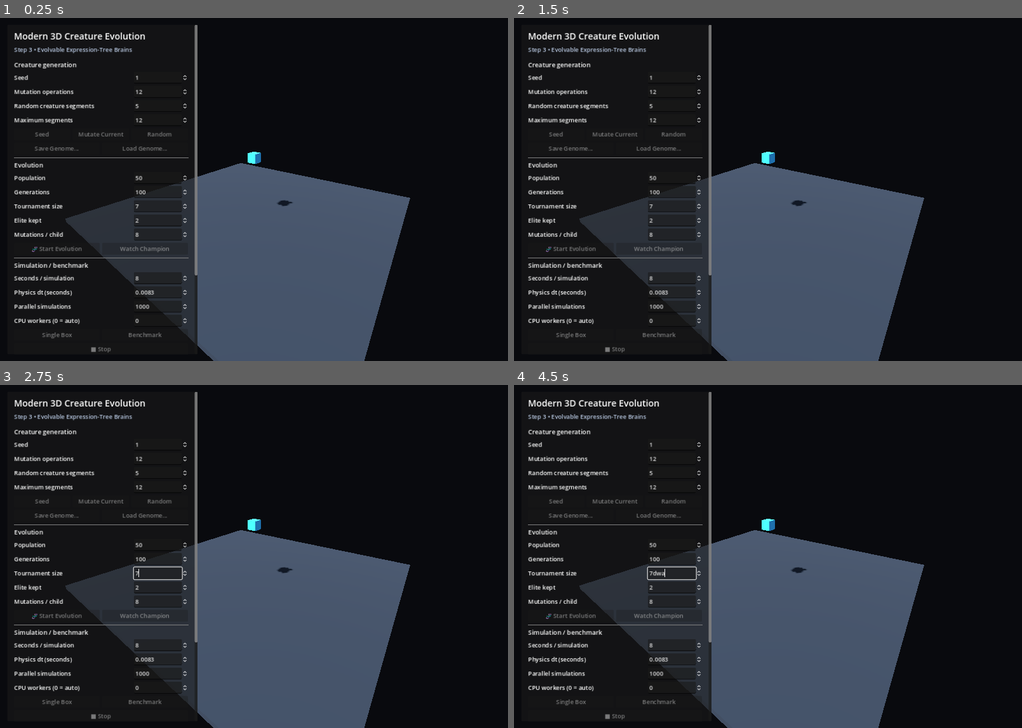
Above: before the commit, frames 1-4 (two rows, left to right).
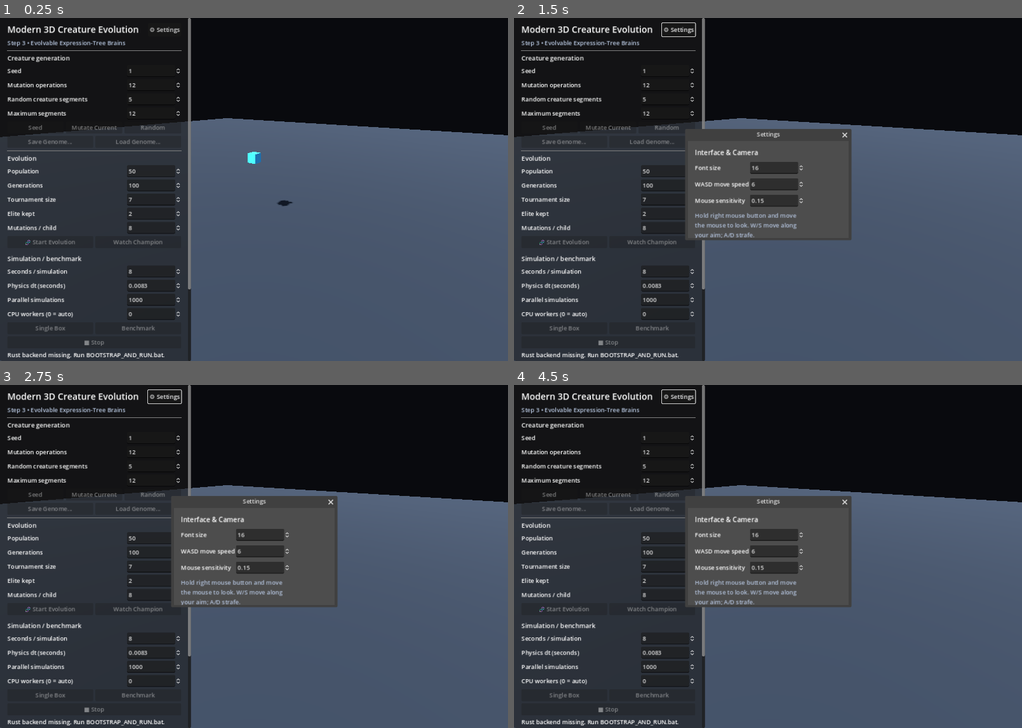
Above: after the commit, the same moments.

Repository: Quest79/Modern-3D-Creature-Evolution
Game: Godot game, scene res://main.tscn
Same seed, same stepped clock (60 frames per second), same inputs: the game is played once before the commit and once after it.
Inputs (mouse positions are in pixels of both pictures, inside the frame that each line leads up to):
- Up to frame 1 (0.25 s): no input
- Up to frame 2 (1.5 s): click (676, 28) at 0.5 s, where only the run after the commit has a clickable "⚙ Settings"; move the mouse to (879, 172) at 1.27 s; hold D from 1.28 s (still down); click (879, 172) at 1.42 s
- Up to frame 3 (2.75 s): move the mouse to (152, 573) at 2.02 s; release D at 2.03 s; hold S from 2.03 s (still down); click (152, 573) at 2.17 s
- Up to frame 4 (4.5 s): move the mouse to (818, 481) at 2.77 s; release S at 2.78 s; hold D 2.78-3.53 s; click (818, 481) at 2.92 s; move the mouse to (742, 625) at 3.52 s; hold W 3.53-4.28 s; click (742, 625) at 3.67 s; move the mouse to (920, 607) at 4.27 s; hold A from 4.28 s (still down); click (920, 607) at 4.42 s

The runs differ from the first frame. In frame 1, 44% of the frame differs, in the area x 0-100%, y 0-100%; in frame 2, 50%; in frame 3, 50%; in frame 4, 50%.

Commit message:
Add settings, full-window HUD layout, and free camera controls

Diff:
--- a/apps/godot/main.gd
+++ b/apps/godot/main.gd
@@ -2,6 +2,8 @@
 
 const EVENT_PORT_START := 47821
 const EVENT_PORT_TRIES := 32
+const SETTINGS_PATH := "user://settings.cfg"
+const HUD_WIDTH := 510.0
 
 var _batch_spin: SpinBox
 var _workers_spin: SpinBox
@@ -27,18 +29,35 @@
 var _evolve_button: Button
 var _watch_champion_button: Button
 var _stop_button: Button
+var _settings_button: Button
 
 var _status_label: Label
 var _progress_bar: ProgressBar
 var _metrics: RichTextLabel
 var _capabilities_label: Label
+var _hud_panel: PanelContainer
+var _title_label: Label
+var _section_headings: Array[Label] = []
+var _ui_theme: Theme
+var _settings_window: Window
+var _font_size_spin: SpinBox
+var _camera_speed_spin: SpinBox
+var _mouse_sensitivity_spin: SpinBox
 
 var _probe_mesh: MeshInstance3D
+var _camera: Camera3D
 var _creature_meshes: Dictionary = {}
 var _current_genome: Dictionary = {}
 var _current_genome_source := ""
 var _current_mutation_count := 0
 var _has_evolution_champion := false
+
+var _font_size := 16
+var _camera_move_speed := 6.0
+var _mouse_sensitivity_degrees := 0.15
+var _mouse_looking := false
+var _camera_yaw := 0.0
+var _camera_pitch := 0.0
 
 var _save_dialog: FileDialog
 var _load_dialog: FileDialog
@@ -52,9 +71,16 @@
 
 
 func _ready() -> void:
+    _load_settings()
+    _ui_theme = Theme.new()
+    _ui_theme.default_font_size = _font_size
+
     _build_3d_preview()
     _build_ui()
+    _build_settings_window()
     _build_file_dialogs()
+    get_viewport().size_changed.connect(_update_layout)
+    _update_layout()
 
     if not _backend_exists():
         _set_status("Rust backend missing. Run BOOTSTRAP_AND_RUN.bat.")
@@ -70,7 +96,9 @@
     _set_status("Ready • backend connected on localhost:%d" % _event_port)
 
 
-func _process(_delta: float) -> void:
+func _process(delta: float) -> void:
+    _update_camera_movement(delta)
+
     if _udp == null:
         return
 
@@ -105,6 +133,7 @@
 
 
 func _exit_tree() -> void:
+    _set_mouse_look(false)
     _stop_current_job()
     if _udp != null:
         _udp.close()
@@ -152,7 +181,7 @@
 
     var ground := MeshInstance3D.new()
     var ground_mesh := BoxMesh.new()
-    ground_mesh.size = Vector3(14.0, 0.2, 14.0)
+    ground_mesh.size = Vector3(100.0, 0.2, 100.0)
     ground.mesh = ground_mesh
     ground.position = Vector3(2.2, 0.0, 0.0)
     var ground_material := StandardMaterial3D.new()
@@ -172,20 +201,23 @@
     _probe_mesh.material_override = probe_material
     add_child(_probe_mesh)
 
-    var camera := Camera3D.new()
-    camera.position = Vector3(9.2, 5.8, 9.2)
-    add_child(camera)
-    camera.look_at(Vector3(2.2, 1.2, 0.0), Vector3.UP)
+    _camera = Camera3D.new()
+    _camera.position = Vector3(9.2, 5.8, 9.2)
+    add_child(_camera)
+    _camera.look_at(Vector3(2.2, 1.2, 0.0), Vector3.UP)
+    _camera_yaw = _camera.rotation.y
+    _camera_pitch = _camera.rotation.x
 
 
 func _build_ui() -> void:
     var layer := CanvasLayer.new()
     add_child(layer)
 
-    var panel := PanelContainer.new()
-    panel.position = Vector2(18, 18)
-    panel.size = Vector2(510, 884)
-    layer.add_child(panel)
+    _hud_panel = PanelContainer.new()
+    _hud_panel.position = Vector2.ZERO
+    _hud_panel.size = Vector2(HUD_WIDTH, get_viewport().get_visible_rect().size.y)
+    _hud_panel.theme = _ui_theme
+    layer.add_child(_hud_panel)
 
     var margin := MarginContainer.new()
     margin.add_theme_constant_override("margin_left", 18)
@@ -196,7 +228,7 @@
     scroll.horizontal_scroll_mode = ScrollContainer.SCROLL_MODE_DISABLED
     scroll.size_flags_horizontal = Control.SIZE_EXPAND_FILL
     scroll.size_flags_vertical = Control.SIZE_EXPAND_FILL
-    panel.add_child(scroll)
+    _hud_panel.add_child(scroll)
 
     margin.size_flags_horizontal = Control.SIZE_EXPAND_FILL
     scroll.add_child(margin)
@@ -205,10 +237,19 @@
     column.add_theme_constant_override("separation", 6)
     margin.add_child(column)
 
-    var title := Label.new()
-    title.text = "Modern 3D Creature Evolution"
-    title.add_theme_font_size_override("font_size", 24)
-    column.add_child(title)
+    var header_row := HBoxContainer.new()
+    header_row.add_theme_constant_override("separation", 8)
+    column.add_child(header_row)
+
+    _title_label = Label.new()
+    _title_label.text = "Modern 3D Creature Evolution"
+    _title_label.size_flags_horizontal = Control.SIZE_EXPAND_FILL
+    header_row.add_child(_title_label)
+
+    _settings_button = Button.new()
+    _settings_button.text = "⚙ Settings"
+    _settings_button.pressed.connect(_on_settings_pressed)
+    header_row.add_child(_settings_button)
 
     var subtitle := Label.new()
     subtitle.text = "Step 3 • Evolvable Expression-Tree Brains"
@@ -219,7 +260,7 @@
 
     var editor_heading := Label.new()
     editor_heading.text = "Creature generation"
-    editor_heading.add_theme_font_size_override("font_size", 17)
+    _section_headings.append(editor_heading)
     column.add_child(editor_heading)
 
     _seed_spin = _add_number_row(column, "Seed", 1, 999999999, 1, 1)
@@ -273,7 +314,7 @@
 
     var evolution_heading := Label.new()
     evolution_heading.text = "Evolution"
-    evolution_heading.add_theme_font_size_override("font_size", 17)
+    _section_headings.append(evolution_heading)
     column.add_child(evolution_heading)
 
     _population_spin = _add_number_row(column, "Population", 2, 10000, 50, 1)
@@ -303,7 +344,7 @@
 
     var sim_heading := Label.new()
     sim_heading.text = "Simulation / benchmark"
-    sim_heading.add_theme_font_size_override("font_size", 17)
+    _section_headings.append(sim_heading)
     column.add_child(sim_heading)
 
     _seconds_spin = _add_number_row(column, "Seconds / simulation", 0.1, 120.0, 8.0, 0.1)
@@ -360,6 +401,210 @@
     _capabilities_label.autowrap_mode = TextServer.AUTOWRAP_WORD_SMART
     _capabilities_label.modulate = Color(0.64, 0.7, 0.8)
     column.add_child(_capabilities_label)
+
+    _apply_font_size()
+
+
+func _build_settings_window() -> void:
+    _settings_window = Window.new()
+    _settings_window.title = "Settings"
+    _settings_window.size = Vector2i(430, 260)
+    _settings_window.min_size = Vector2i(360, 220)
+    _settings_window.visible = false
+    _settings_window.theme = _ui_theme
+    _settings_window.close_requested.connect(_settings_window.hide)
+    add_child(_settings_window)
+
+    var margin := MarginContainer.new()
+    margin.add_theme_constant_override("margin_left", 18)
+    margin.add_theme_constant_override("margin_right", 18)
+    margin.add_theme_constant_override("margin_top", 18)
+    margin.add_theme_constant_override("margin_bottom", 18)
+    _settings_window.add_child(margin)
+
+    var column := VBoxContainer.new()
+    column.add_theme_constant_override("separation", 12)
+    margin.add_child(column)
+
+    var heading := Label.new()
+    heading.text = "Interface & Camera"
+    heading.add_theme_font_size_override("font_size", _font_size + 2)
+    column.add_child(heading)
+
+    _font_size_spin = _add_number_row(column, "Font size", 10, 32, _font_size, 1)
+    _font_size_spin.value_changed.connect(_on_font_size_changed)
+
+    _camera_speed_spin = _add_number_row(
+        column,
+        "WASD move speed",
+        0.5,
+        50.0,
+        _camera_move_speed,
+        0.5
+    )
+    _camera_speed_spin.value_changed.connect(_on_camera_speed_changed)
+
+    _mouse_sensitivity_spin = _add_number_row(
+        column,
+        "Mouse sensitivity",
+        0.03,
+        1.0,
+        _mouse_sensitivity_degrees,
+        0.01
+    )
+    _mouse_sensitivity_spin.value_changed.connect(_on_mouse_sensitivity_changed)
+
+    var help := Label.new()
+    help.text = "Hold right mouse button and move the mouse to look. W/S move along your aim; A/D strafe."
+    help.autowrap_mode = TextServer.AUTOWRAP_WORD_SMART
+    help.modulate = Color(0.70, 0.76, 0.86)
+    column.add_child(help)
+
+
+func _on_settings_pressed() -> void:
+    _set_mouse_look(false)
+    _settings_window.popup_centered()
+
+
+func _on_font_size_changed(value: float) -> void:
+    _font_size = int(value)
+    _apply_font_size()
+    _save_settings()
+
+
+func _on_camera_speed_changed(value: float) -> void:
+    _camera_move_speed = float(value)
+    _save_settings()
+
+
+func _on_mouse_sensitivity_changed(value: float) -> void:
+    _mouse_sensitivity_degrees = float(value)
+    _save_settings()
+
+
+func _apply_font_size() -> void:
+    if _ui_theme == null:
+        return
+
+    _ui_theme.default_font_size = _font_size
+
+    if is_instance_valid(_title_label):
+        _title_label.add_theme_font_size_override("font_size", _font_size + 8)
+
+    for heading in _section_headings:
+        if is_instance_valid(heading):
+            heading.add_theme_font_size_override("font_size", _font_size + 1)
+
+    if is_instance_valid(_settings_window):
+        _settings_window.theme = _ui_theme
+
+
+func _load_settings() -> void:
+    var config := ConfigFile.new()
+    if config.load(SETTINGS_PATH) != OK:
+        return
+
+    _font_size = int(config.get_value("ui", "font_size", _font_size))
+    _font_size = clampi(_font_size, 10, 32)
+    _camera_move_speed = float(
+        config.get_value("camera", "move_speed", _camera_move_speed)
+    )
+    _camera_move_speed = clampf(_camera_move_speed, 0.5, 50.0)
+    _mouse_sensitivity_degrees = float(
+        config.get_value(
+            "camera",
+            "mouse_sensitivity_degrees",
+            _mouse_sensitivity_degrees
+        )
+    )
+    _mouse_sensitivity_degrees = clampf(_mouse_sensitivity_degrees, 0.03, 1.0)
+
+
+func _save_settings() -> void:
+    var config := ConfigFile.new()
+    config.set_value("ui", "font_size", _font_size)
+    config.set_value("camera", "move_speed", _camera_move_speed)
+    config.set_value(
+        "camera",
+        "mouse_sensitivity_degrees",
+        _mouse_sensitivity_degrees
+    )
+    config.save(SETTINGS_PATH)
+
+
+func _update_layout() -> void:
+    if is_instance_valid(_hud_panel):
+        _hud_panel.position = Vector2.ZERO
+        _hud_panel.size = Vector2(
+            HUD_WIDTH,
+            get_viewport().get_visible_rect().size.y
+        )
+
+
+func _unhandled_input(event: InputEvent) -> void:
+    if event is InputEventKey and event.keycode == KEY_ESCAPE and event.pressed:
+        if _mouse_looking:
+            _set_mouse_look(false)
+            get_viewport().set_input_as_handled()
+        return
+
+    if event is InputEventMouseButton and event.button_index == MOUSE_BUTTON_RIGHT:
+        if event.pressed:
+            if _settings_window != null and _settings_window.visible:
+                return
+            if event.position.x <= HUD_WIDTH:
+                return
+            _set_mouse_look(true)
+        else:
+            _set_mouse_look(false)
+        get_viewport().set_input_as_handled()
+        return
+
+    if event is InputEventMouseMotion and _mouse_looking:
+        var sensitivity := deg_to_rad(_mouse_sensitivity_degrees)
+        _camera_yaw -= event.relative.x * sensitivity
+        _camera_pitch = clampf(
+            _camera_pitch - event.relative.y * sensitivity,
+            deg_to_rad(-89.0),
+            deg_to_rad(89.0)
+        )
+        _camera.rotation = Vector3(_camera_pitch, _camera_yaw, 0.0)
+        get_viewport().set_input_as_handled()
+
+
+func _set_mouse_look(enabled: bool) -> void:
+    _mouse_looking = enabled
+    Input.mouse_mode = (
+        Input.MOUSE_MODE_CAPTURED if enabled else Input.MOUSE_MODE_VISIBLE
+    )
+
+
+func _update_camera_movement(delta: float) -> void:
+    if not is_instance_valid(_camera):
+        return
+    if _settings_window != null and _settings_window.visible:
+        return
+
+    var focus_owner := get_viewport().gui_get_focus_owner()
+    if focus_owner is LineEdit:
+        return
+
+    var direction := Vector3.ZERO
+    var basis := _camera.global_transform.basis
+
+    if Input.is_key_pressed(KEY_W):
+        direction += -basis.z
+    if Input.is_key_pressed(KEY_S):
+        direction += basis.z
+    if Input.is_key_pressed(KEY_A):
+        direction += -basis.x
+    if Input.is_key_pressed(KEY_D):
+        direction += basis.x
+
+    if direction.length_squared() > 0.0:
+        _camera.global_position += (
+            direction.normalized() * _camera_move_speed * delta
+        )
 
 
 func _build_file_dialogs() -> void:
